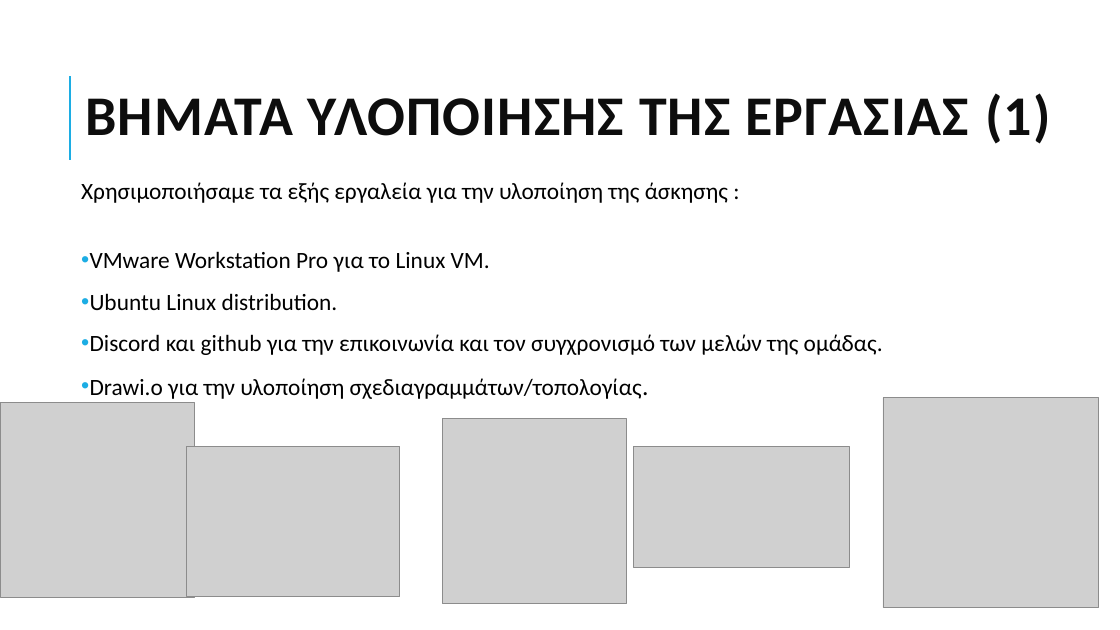
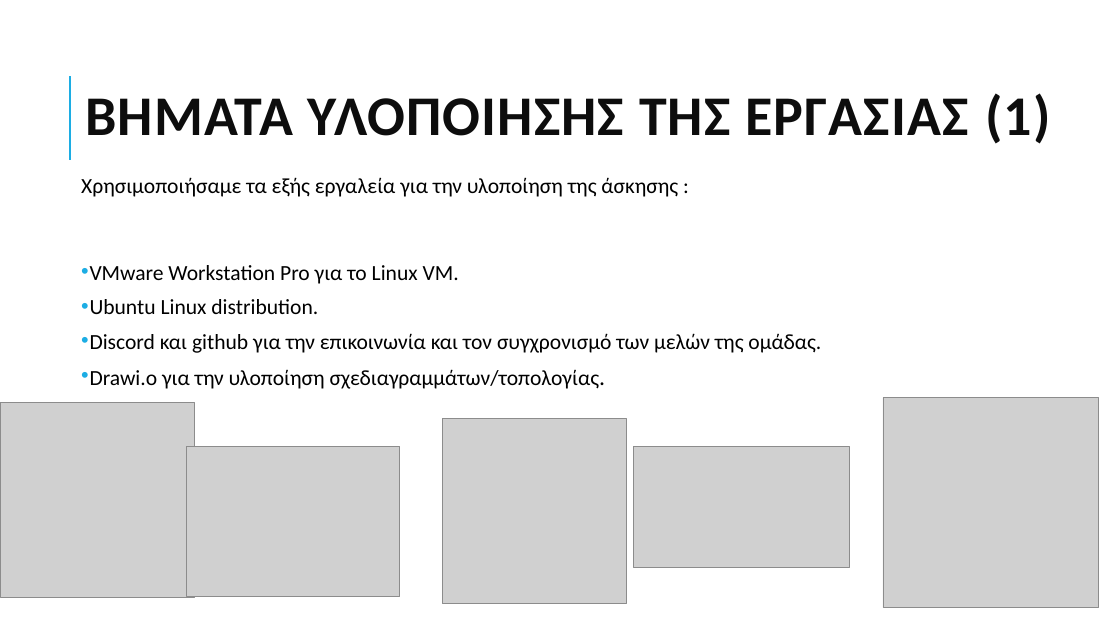
Before and after one commit to grgmyl/Ns3Project, a slide deck: slide 3 of Presentations/Ns-3_presentation_F.pptx. Drawn at 1120x630 pixels with LibreOffice and Linux fonts; fonts in the diff are those of the drawing; grey boxes stand for pictures. Boxes give left, top, right and bottom in pixels: in the first picture for what was removed or moved away, otherwise in the second. Text is boxed around its words. In the diff, an @@ line names an element or a change of style, - is before the commit and + after.

```diff
--- a/Presentations/Ns-3_presentation_F.pptx
+++ b/Presentations/Ns-3_presentation_F.pptx
@@ text "Χρησιμοποιήσαμε τα εξής εργαλεία για ..." at <box>81,177,821,389</box>: size 20 to 18.5 pt; size 22 to 20.4 pt in "σχεδιαγραμμάτων/τοπολογίας."; line spacing 0.9 to 0.7 @@
```
Also in this commit, not shown: 4 other slides changed.
